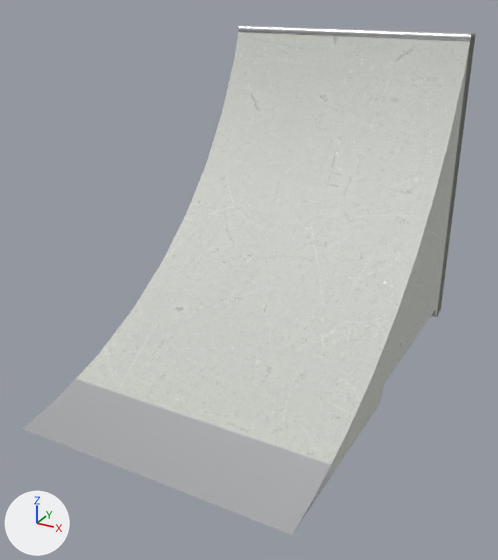
Renders of the glTF model public/katalog/modelle/coping-ramp-150.gltf from each side of a commit.
One viewpoint serves both versions: a 50 mm camera at (1.36, -2.62, 1.73) aimed at (-0.01, -0.13, 0.49). Lighting does not change. The marker at lower left points along +X, +Y and +Z. The first picture is the older version. Vertices at exactly the same position are counted once.

The first picture shows 'SK0444_Coping_Ramp_150.001'.
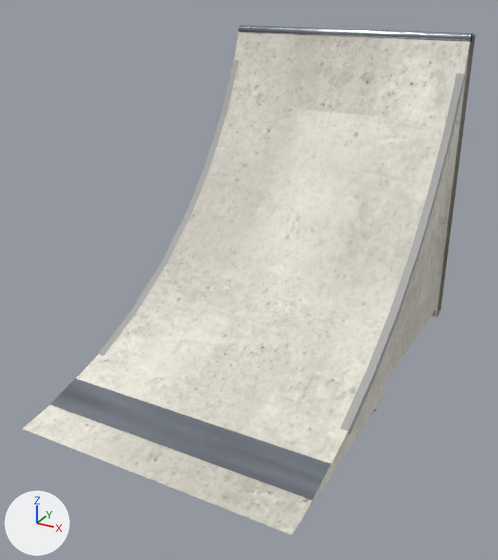
Where the change shows, as pixel boxes (x1, y1, x2, y2) in the pictures (498 x 560 px):
part 1 of me_sk0444_coping_ramp_150_001, added: after (340, 74, 465, 436)
part 2 of me_sk0444_coping_ramp_150_001, added: after (98, 60, 239, 356)
part 3 of me_sk0444_coping_ramp_150_001, built on: (22, 41, 475, 535) in both
part 4 of me_sk0444_coping_ramp_150_001, recoloured: (99, 32, 475, 431) in both
part 5 of me_sk0444_coping_ramp_150_001, recoloured: (295, 481, 328, 530) in both
part 6 of me_sk0444_coping_ramp_150_001, recoloured (darker): (238, 25, 473, 42) in both

Edits to the bpy script that builds the scene:
```text
Add img_coping_ramp_150_normal:
    img_coping_ramp_150_normal = load_image('coping-ramp-150_normal', 'texturen/coping-ramp-150_normal.jpg', 2048, 2048, 'Non-Color')
Add img_coping_ramp_150_farbe:
    img_coping_ramp_150_farbe = load_image('coping-ramp-150_farbe', 'texturen/coping-ramp-150_farbe.jpg', 2048, 2048, 'sRGB')
Add mat_stahl_web_027:
    mat_stahl_web_027 = bpy.data.materials.new('Stahl_web.027')
    # uses the picture img_coping_ramp_150_farbe
    # uses the picture img_coping_ramp_150_normal
Add mat_beton_web_033:
    mat_beton_web_033 = bpy.data.materials.new('Beton_web.033')
    # uses the picture img_coping_ramp_150_farbe
    # uses the picture img_coping_ramp_150_normal
Add mat_kantenwinkel_web_022:
    mat_kantenwinkel_web_022 = bpy.data.materials.new('Kantenwinkel_web.022')
    # uses the picture img_coping_ramp_150_farbe
    # uses the picture img_coping_ramp_150_normal
Change me_sk0444_coping_ramp_150_001:
    used by ob_sk0444_coping_ramp_150_001; location = (0.0, 0.0, 0.0)
    remove me_sk0444_coping_ramp_150_001.from_pydata(...)  # 180 vertices, 341 faces; spans x -0.62..0.62, y -0.98..0.98, z 0.0..1.49
    add me_sk0444_coping_ramp_150_001.from_pydata(...)  # 297 vertices, 541 faces; spans x -0.63..0.63, y -0.98..0.98, z 0.0..1.49
    me_sk0444_coping_ramp_150_001 part 1: a new loose piece of 21 vertices spanning x 0.59..0.63, y -0.48..0.85, z 0.08..1.31, in mat_kantenwinkel_web_022
    me_sk0444_coping_ramp_150_001 part 2: a new loose piece of 21 vertices spanning x -0.63..-0.59, y -0.48..0.85, z 0.08..1.31, in mat_kantenwinkel_web_022
    me_sk0444_coping_ramp_150_001 part 3
    45 faces are deleted
    75 vertices are added at x -0.62..0.62, y -0.98..0.98, z 0.0..1.48
    187 new faces join them, mat_beton_web_033
    6 new faces join them, mat_stahl_web_027
    4 new faces join them, mat_kantenwinkel_web_022
    me_sk0444_coping_ramp_150_001 part 4: 70 faces spanning x -0.62..0.62, y -0.47..0.98, z 0.0..1.49 switch from mat_beton to mat_beton_web_033
    me_sk0444_coping_ramp_150_001 part 5: 1 face spanning x 0.62, y -0.98..-0.63, z 0.0..0.02 switches from mat_stahl (white #e1e2e5) to mat_beton_web_033
    me_sk0444_coping_ramp_150_001 part 6: 225 faces spanning x -0.62..0.62, y 0.87..0.92, z 1.45..1.49 switch from mat_stahl (white #e1e2e5) to mat_stahl_web_027
    add me_sk0444_coping_ramp_150_001.materials.append(mat_kantenwinkel_web_022)
```
